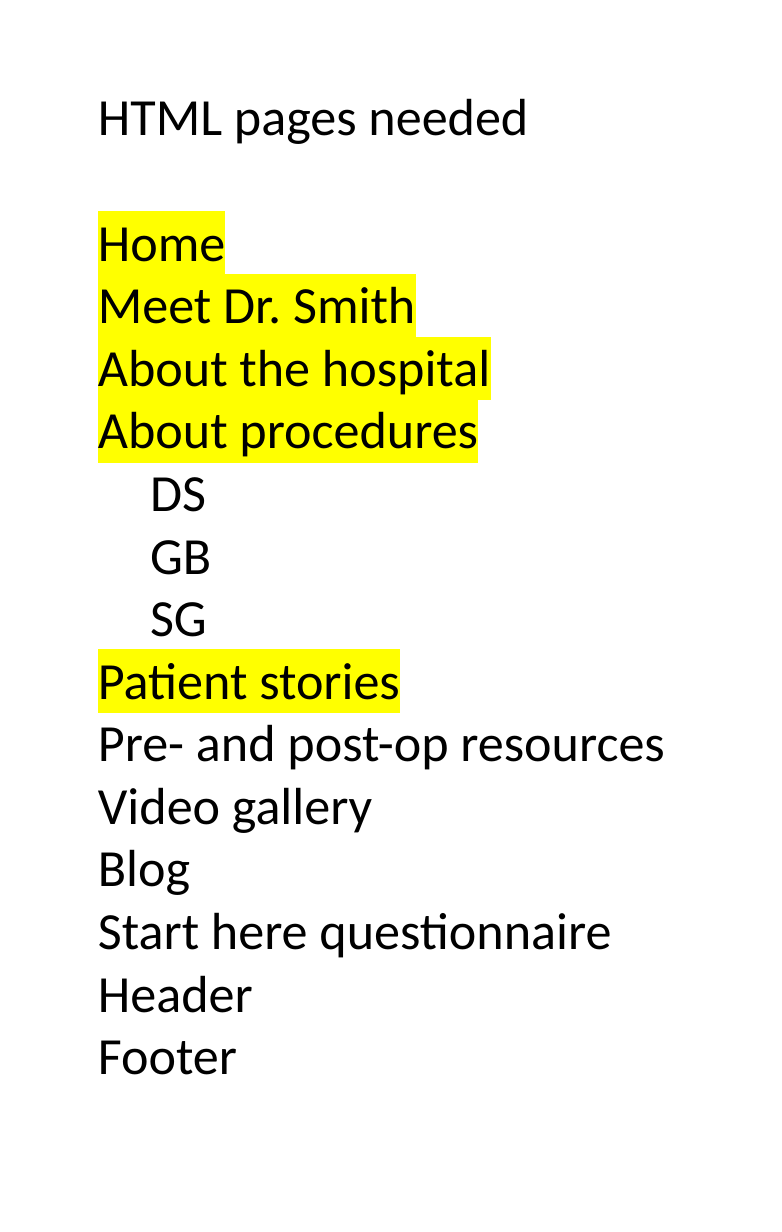
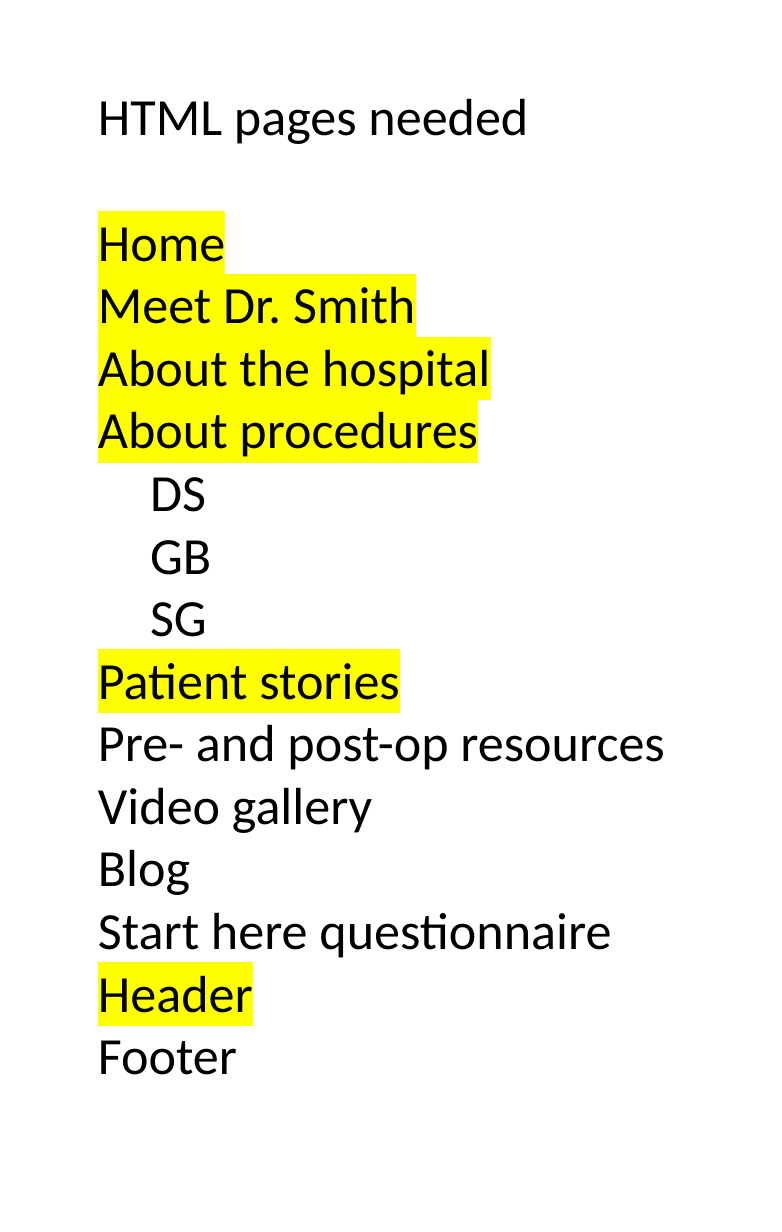
Before and after one commit to audcsm/aos-site, a slide deck: slide 2 of Website Design Tools.pptx. Drawn at 782x1232 pixels with LibreOffice and Linux fonts; fonts in the diff are those of the drawing. Boxes give left, top, right and bottom in pixels: in the first picture for what was removed or moved away, otherwise in the second. Text is boxed around its words. In the diff, an @@ line names an element or a change of style, - is before the commit and + after.

```diff
--- a/Website Design Tools.pptx
+++ b/Website Design Tools.pptx
@@ text at (98,975,253,1013): highlight none to #FFFF00 in "Header" @@
```
Also in this commit, not shown: 2 other files.
